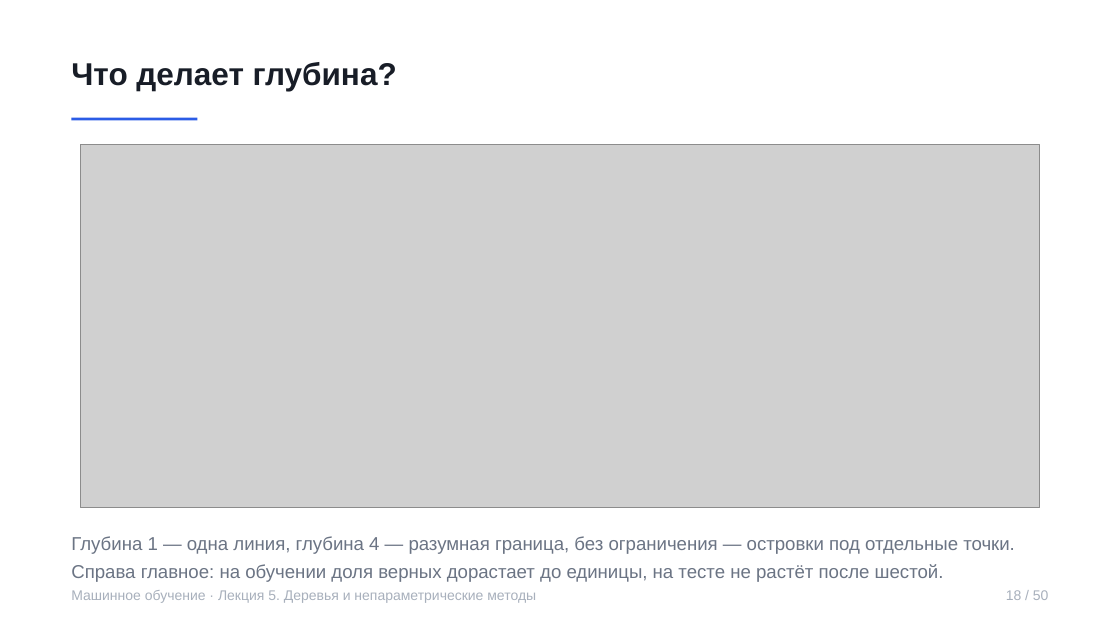
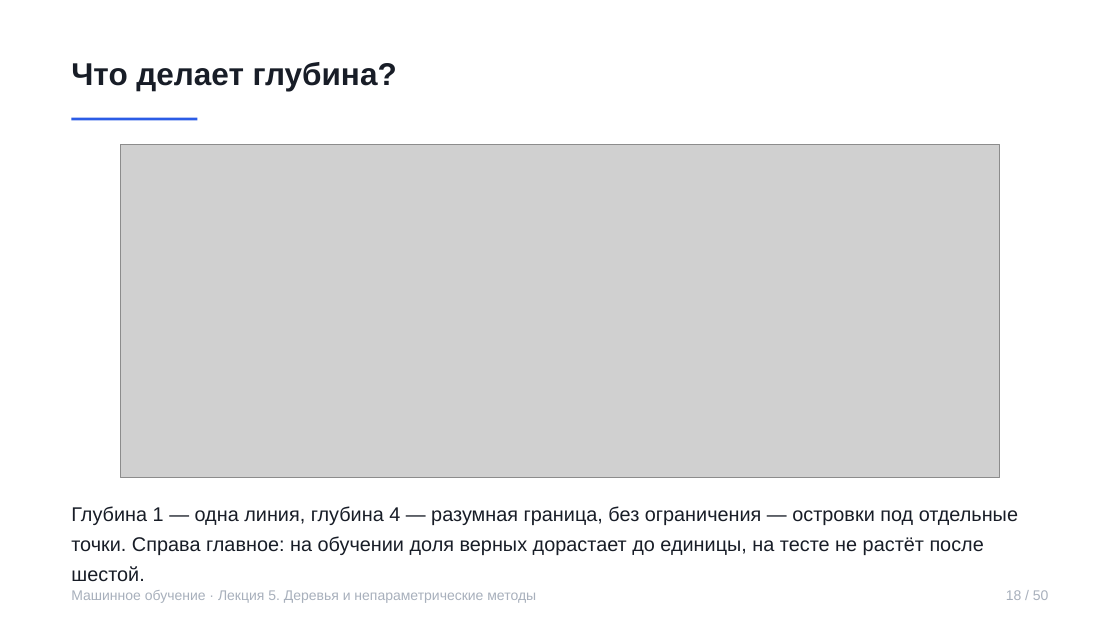
Before and after one commit to rustam-azimov/ml-course-spbu, a slide deck: slide 18 of lectures/lecture05.pptx. Drawn at 1120x630 pixels with LibreOffice and Linux fonts; fonts in the diff are those of the drawing; grey boxes stand for pictures. Boxes give left, top, right and bottom in pixels: in the first picture for what was removed or moved away, otherwise in the second. Text is boxed around its words. In the diff, an @@ line names an element or a change of style, - is before the commit and + after.

```diff
--- a/lectures/lecture05.pptx
+++ b/lectures/lecture05.pptx
@@ picture: place and size @@
-picture at box(81, 145, 1040, 508)
+picture at box(120, 145, 1000, 478)
@@ text "Глубина 1 — одна линия, ...": place and size @@
-text "Глубина 1 — одна линия, ..." at box(71, 536, 1015, 582)
+text "Глубина 1 — одна линия, ..." at box(71, 506, 1018, 582)
@@ text "Глубина 1 — одна линия, ..." at box(71, 506, 1018, 582): size 16 to 17 pt, text colour #6B7484 to #181D27 @@
```
Also in this commit, not shown: 44 other slides changed, 5 other files.
